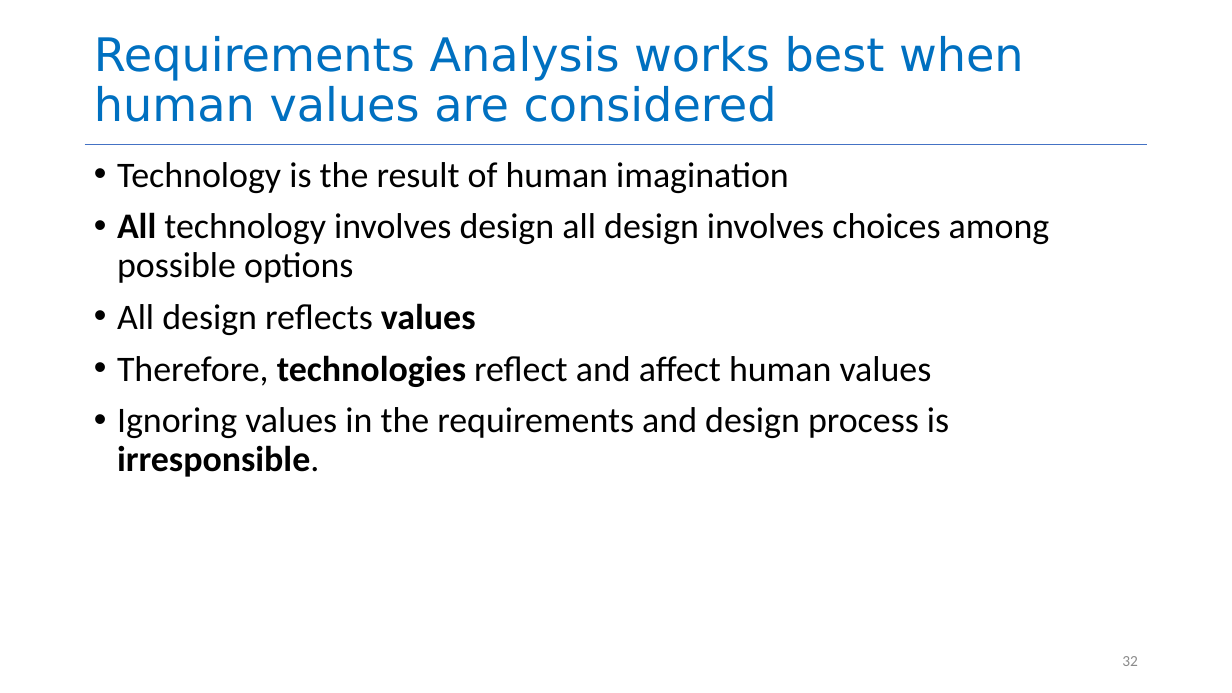
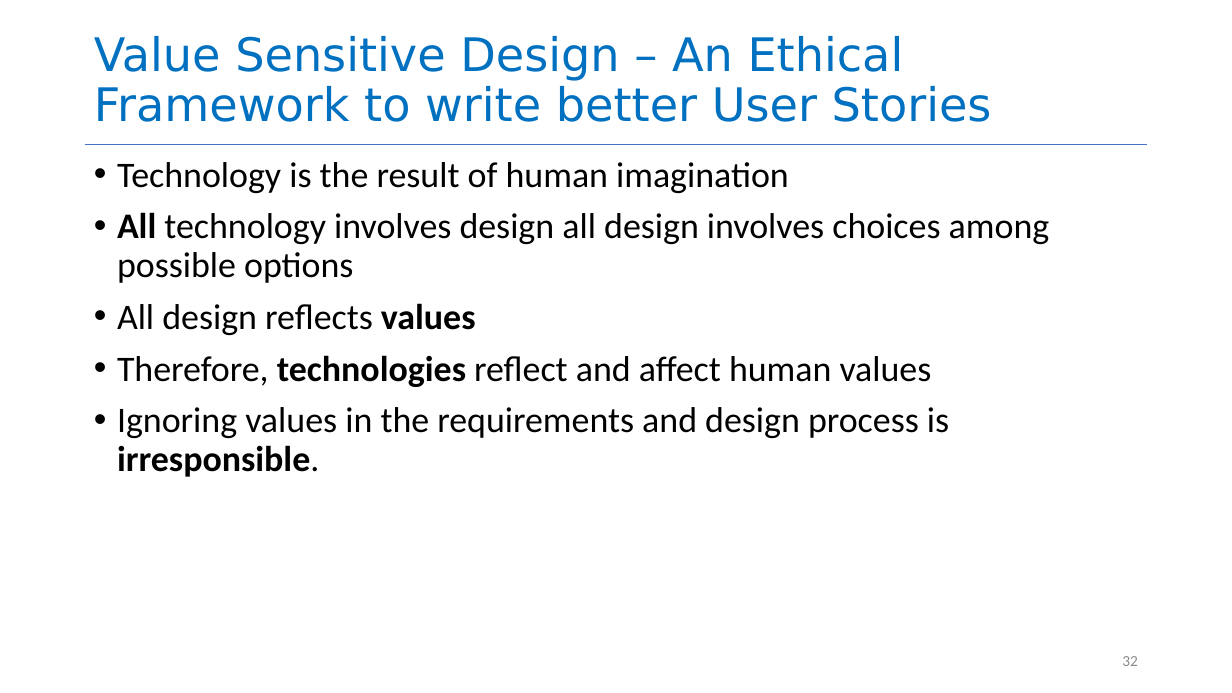
Before and after one commit to yashburshe/CS4530-Fall-2025, a slide deck: slide 32 of Slides/Module 01.2 Requirements Gathering.pptx. Drawn at 1232x693 pixels with LibreOffice and Linux fonts; fonts in the diff are those of the drawing. Boxes give left, top, right and bottom in pixels: in the first picture for what was removed or moved away, otherwise in the second. Text is boxed around its words. In the diff, an @@ line names an element or a change of style, - is before the commit and + after.

```diff
--- a/Slides/Module 01.2 Requirements Gathering.pptx
+++ b/Slides/Module 01.2 Requirements Gathering.pptx
@@ title at (94, 36, 992, 122): text changed @@
-Requirements Analysis works best when human values are considered
+Value Sensitive Design – An Ethical Framework to write better User Stories
```
Also in this commit, not shown: 6 other slides changed, 3 other files.
